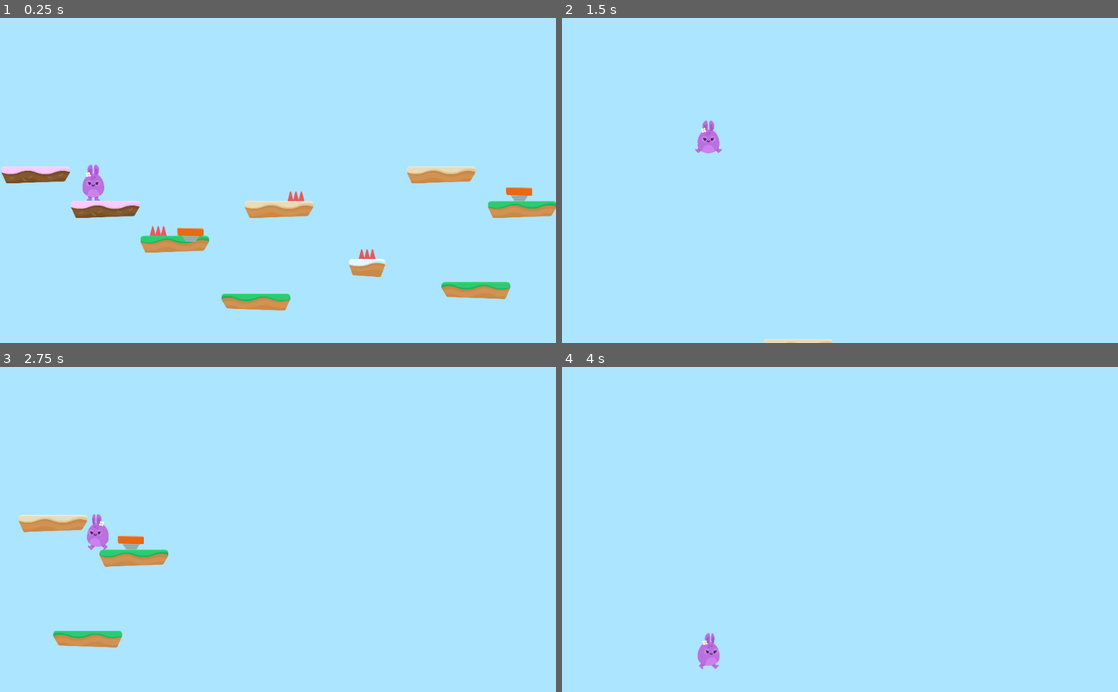
Above: before the commit, frames 1-4 (two rows, left to right).
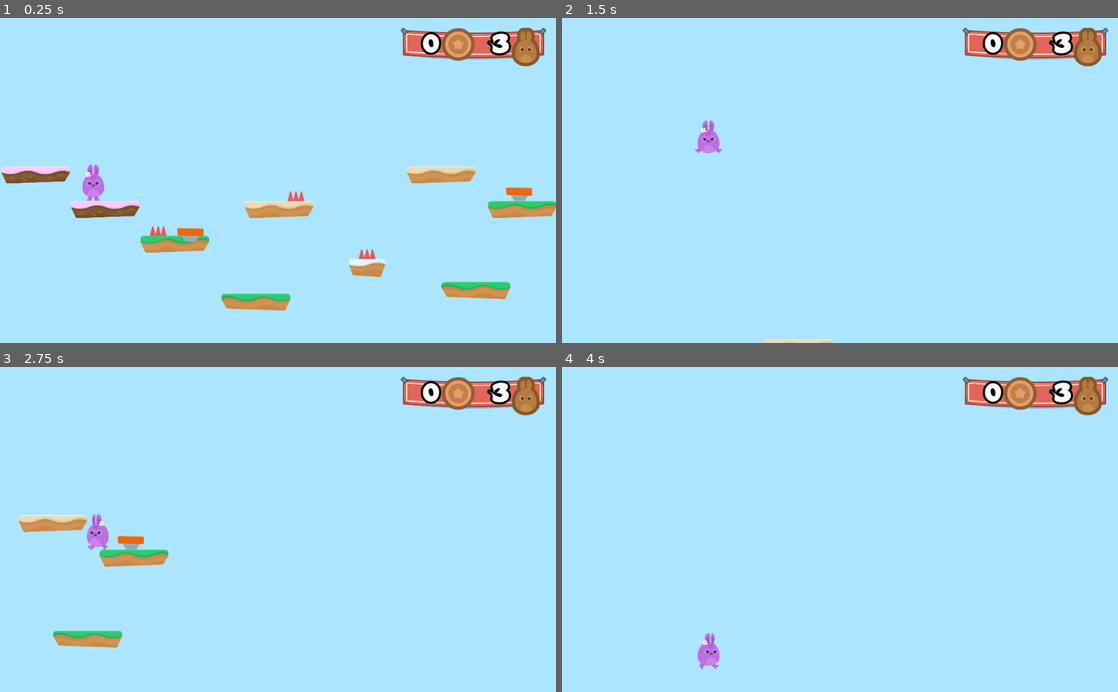
Above: after the commit, the same moments.

Repository: kiaplayer/HoppyDays
Game: Godot game, scene res://Scenes/Levels/Level1.tscn
Two runs of this game, one before a commit and one after it. Both use one fixed random seed, a clock stepped at 60 frames per second and the inputs below.
Inputs:
- Up to frame 1 (0.25 s): no input
- Up to frame 2 (1.5 s): hold D (right) from 0.53 s (still down); tap W (jump) at 0.77 s
- Up to frame 3 (2.75 s): tap W (jump) at 1.52 s; release D (right) at 2.03 s; hold A (left) from 2.03 s (still down)
- Up to frame 4 (4 s): release A (left) at 2.78 s; hold D (right) from 2.78 s (still down); tap W (jump) at 3.02, 3.77 s

The runs differ from the first frame. In frame 1, 2.3% of the frame differs, in the area x 72-99%, y 2-15%; in frame 2, 2.3%; in frame 3, 2.3%; in frame 4, 2.3%.

Commit message:
GUI added

Diff:
--- /dev/null
+++ b/GUI/GUI.gd
@@ -0,0 +1,7 @@
+extends CanvasLayer
+
+func _ready():
+	$Control/TextureRect/HBoxContainer/LifeCount.text = "3"
+
+func update_lives(lives_left):
+	$Control/TextureRect/HBoxContainer/LifeCount.text = str(lives_left)
--- /dev/null
+++ b/GUI/GUI.tscn
@@ -0,0 +1,85 @@
+[gd_scene load_steps=7 format=2]
+
+[ext_resource path="res://GFX/HUD/bannerHanging.png" type="Texture" id=1]
+[ext_resource path="res://GFX/HUD/coin_bronze.png" type="Texture" id=2]
+[ext_resource path="res://Fonts/candles_.ttf" type="DynamicFontData" id=3]
+[ext_resource path="res://GFX/HUD/lifes.png" type="Texture" id=4]
+[ext_resource path="res://GUI/GUI.gd" type="Script" id=5]
+
+[sub_resource type="DynamicFont" id=1]
+size = 48
+outline_size = 4
+use_filter = true
+font_data = ExtResource( 3 )
+
+[node name="GUI" type="CanvasLayer" groups=[
+"GUI",
+]]
+script = ExtResource( 5 )
+
+[node name="Control" type="Control" parent="."]
+anchor_right = 1.0
+anchor_bottom = 1.0
+__meta__ = {
+"_edit_use_anchors_": false
+}
+
+[node name="TextureRect" type="TextureRect" parent="Control"]
+anchor_left = 1.0
+anchor_right = 1.0
+margin_left = -286.0
+margin_top = 18.0
+margin_bottom = 59.0
+texture = ExtResource( 1 )
+
+[node name="HBoxContainer" type="HBoxContainer" parent="Control/TextureRect"]
+anchor_right = 1.0
+anchor_bottom = 1.0
+margin_left = 12.0
+margin_right = -30.0
+margin_bottom = -12.0
+alignment = 1
+__meta__ = {
+"_edit_use_anchors_": false
+}
+
+[node name="CoinCount" type="Label" parent="Control/TextureRect/HBoxContainer"]
+margin_top = 4.0
+margin_right = 60.0
+margin_bottom = 66.0
+size_flags_horizontal = 3
+custom_fonts/font = SubResource( 1 )
+custom_colors/font_color = Color( 1, 0.976744, 0.976744, 1 )
+custom_colors/font_outline_modulate = Color( 0, 0, 0, 1 )
+text = "0"
+align = 2
+__meta__ = {
+"_edit_use_anchors_": false
+}
+
+[node name="CoinIcon" type="TextureRect" parent="Control/TextureRect/HBoxContainer"]
+margin_left = 64.0
+margin_right = 124.0
+margin_bottom = 71.0
+texture = ExtResource( 2 )
+
+[node name="LifeCount" type="Label" parent="Control/TextureRect/HBoxContainer"]
+margin_left = 128.0
+margin_top = 4.0
+margin_right = 188.0
+margin_bottom = 66.0
+size_flags_horizontal = 3
+custom_fonts/font = SubResource( 1 )
+custom_colors/font_color = Color( 1, 0.976744, 0.976744, 1 )
+custom_colors/font_outline_modulate = Color( 0, 0, 0, 1 )
+text = "0"
+align = 2
+__meta__ = {
+"_edit_use_anchors_": false
+}
+
+[node name="LifeIcon" type="TextureRect" parent="Control/TextureRect/HBoxContainer"]
+margin_left = 192.0
+margin_right = 244.0
+margin_bottom = 71.0
+texture = ExtResource( 4 )
--- a/Scenes/Levels/GameState.gd
+++ b/Scenes/Levels/GameState.gd
@@ -4,12 +4,17 @@
 
 func _ready():
 	add_to_group("Gamestate")
+	update_GUI()
 
 func hurt():
 	lives -= 1
 	$Player.hurt()
+	update_GUI()
 	if lives < 0:
 		end_game()
 
+func update_GUI():
+	get_tree().call_group("GUI", "update_lives", lives)
+
 func end_game():
 	get_tree().change_scene("res://Scenes/Levels/GameOver.tscn")
--- a/Scenes/Levels/Level1.tscn
+++ b/Scenes/Levels/Level1.tscn
@@ -6,6 +6,7 @@
 [ext_resource path="res://SFX/Summer_Park.ogg" type="AudioStream" id=4]
 [ext_resource path="res://Items/JumpPad.tscn" type="PackedScene" id=5]
 [ext_resource path="res://Scenes/Levels/GameState.gd" type="Script" id=6]
+[ext_resource path="res://GUI/GUI.tscn" type="PackedScene" id=7]
 
 [node name="Level1" type="Node2D"]
 position = Vector2( -0.000244141, 0 )
@@ -44,3 +45,5 @@
 
 [node name="JumpPad2" parent="JumpPads" instance=ExtResource( 5 )]
 position = Vector2( 2860.27, 281.951 )
+
+[node name="GUI" parent="." instance=ExtResource( 7 )]
--- a/Scenes/Player/Player.gd
+++ b/Scenes/Player/Player.gd
@@ -48,6 +48,7 @@
 	position.y -= 2
 	yield(get_tree(), "idle_frame")
 	motion.y -= JUMP_SPEED
+	get_tree().call_group("GUI", "hurt")
 	$PainSFX.play()
 
 func boost():
Not shown: 1 places in Scenes/Levels/Level1.tscn that only renumber resources
